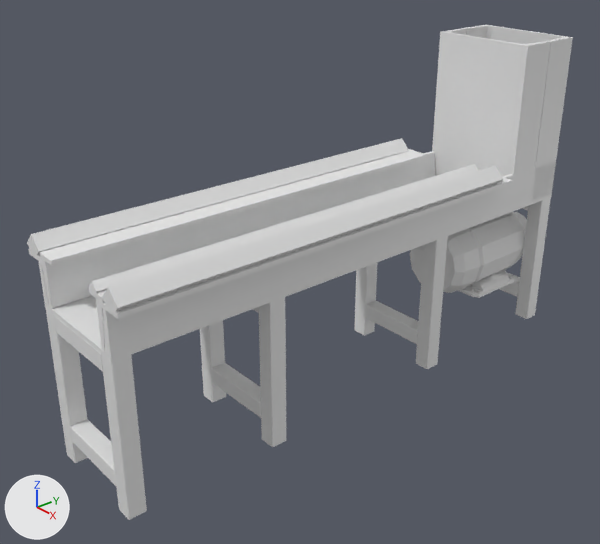
A saved change to the Blender file Base.blend.
Before and after are seen from a 50 mm lens placed at (1.156, -1.839, 1.099), pointed at (-0.172, -0.72, 0.288). The axes (+X, +Y, +Z) are drawn at lower left. The lights are the same throughout.

Names of what the first picture shows: 'Base global', 'Base superior Frontal', 'Base superior Posterior', 'Cabeza Polea', 'Cabeza Polea.001', 'Guia interior Frontal', 'Guia principal Frontal', 'Guia principal Posterior', 'Guia secundaria Posterior', 'Pata 1 bajo', 'Pata 1 posterior', 'Pata 2 bajo', 'Pata 2 frontal', 'Pata 2 posterior', 'Pata 3 bajo', 'Pata 3 frontal', 'Pata 3 posterior', 'Pata 3 superior', 'Pata 4 bajo', 'Pata 4 frontal', 'Pata 4 posterior', 'Pata 4 superior', 'motor'.
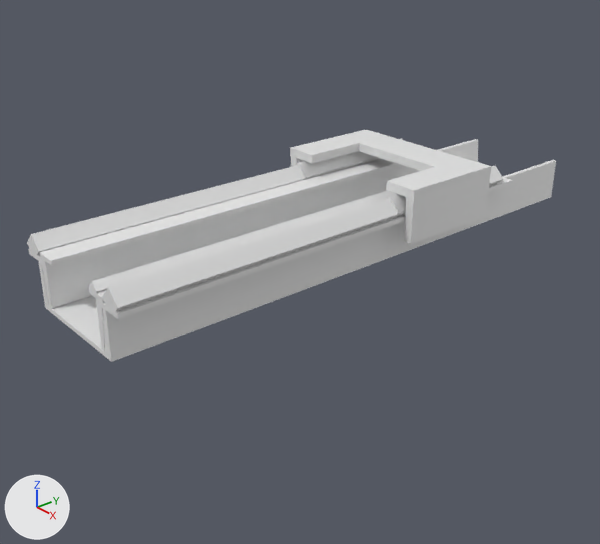
Commit message: Ambpliacion de la base

Edits to the bpy script that builds the scene:
```text
Change ob_cabeza_polea:
    add ob_cabeza_polea.hide_set(True)  # its collection is switched off
Change ob_cabeza_polea_001:
    add ob_cabeza_polea_001.hide_set(True)  # its collection is switched off
Change ob_pata_1_posterior:
    add ob_pata_1_posterior.hide_set(True)  # its collection is switched off
Change ob_pata_1_bajo:
    add ob_pata_1_bajo.hide_set(True)  # its collection is switched off
Change ob_pata_2_superior:
    add ob_pata_2_superior.hide_set(True)  # its collection is switched off
Change ob_pata_2_posterior:
    add ob_pata_2_posterior.hide_set(True)  # its collection is switched off
Change ob_pata_2_frontal:
    add ob_pata_2_frontal.hide_set(True)  # its collection is switched off
Change ob_pata_2_bajo:
    add ob_pata_2_bajo.hide_set(True)  # its collection is switched off
Change ob_pata_3_superior:
    add ob_pata_3_superior.hide_set(True)  # its collection is switched off
Change ob_pata_3_posterior:
    add ob_pata_3_posterior.hide_set(True)  # its collection is switched off
Change ob_pata_3_frontal:
    add ob_pata_3_frontal.hide_set(True)  # its collection is switched off
Change ob_pata_3_bajo:
    add ob_pata_3_bajo.hide_set(True)  # its collection is switched off
Change ob_pata_4_superior:
    add ob_pata_4_superior.hide_set(True)  # its collection is switched off
Change ob_pata_4_posterior:
    add ob_pata_4_posterior.hide_set(True)  # its collection is switched off
Change ob_pata_4_frontal:
    add ob_pata_4_frontal.hide_set(True)  # its collection is switched off
Change ob_pata_4_bajo:
    add ob_pata_4_bajo.hide_set(True)  # its collection is switched off
Change ob_motor:
    add ob_motor.hide_set(True)  # its collection is switched off
Add ob_base_lateral_frontal:
    ob_base_lateral_frontal = bpy.data.objects.new('Base Lateral Frontal', me_plane_027)  # a box spanning x 0.0..0.1, y 0.0..0.02, z -0.4..-0.148; in mat_default_obj_024 (white #e7e7e7)
    ob_base_lateral_frontal.location = (0.046, -0.762, 0.506)
    ob_base_lateral_frontal.rotation_euler = (1.571, 1.571, 0.0)  # degrees (90, 90, 0)
Add ob_base_3:
    ob_base_3 = bpy.data.objects.new('Base 3', me_plane_026)  # a box spanning x -0.052..0.1, y 0.0..0.02, z -0.078..0.0; in mat_default_obj_023 (white #e7e7e7)
    ob_base_3.location = (-0.255, -0.562, 0.506)
    ob_base_3.rotation_euler = (1.571, 0.0, 1.571)  # degrees (90, 0, 90)
Add ob_base_2:
    ob_base_2 = bpy.data.objects.new('Base 2', me_plane_024)  # a box spanning x -0.052..0.1, y 0.0..0.02, z -0.078..0.0; in mat_default_obj_021 (white #e7e7e7)
    ob_base_2.location = (0.066, -0.562, 0.506)
    ob_base_2.rotation_euler = (1.571, 0.0, 1.571)  # degrees (90, 0, 90)
Add ob_base_1:
    ob_base_1 = bpy.data.objects.new('Base 1', me_plane_023)  # a box spanning x 0.0..0.1, y 0.0..0.02, z -0.4..0.0; in mat_default_obj_020 (white #e7e7e7)
    ob_base_1.location = (0.066, -0.462, 0.506)
    ob_base_1.rotation_euler = (1.571, 0.0, 1.571)  # degrees (90, 0, 90)
Add ob_guia_frontal:
    ob_guia_frontal = bpy.data.objects.new('Guia Frontal', me_plane_022)  # 18 vertices, 16 faces; spans x 0.0..0.3, y 0.0..0.04, z -0.04..0.0; in mat_default_obj_019 (white #e7e7e7)
    ob_guia_frontal.location = (-0.283, -0.633, 0.505)
    ob_guia_frontal.rotation_euler = (-0.785, 0.0, 1.571)  # degrees (-45, 0, 90)
Add ob_guia_posterior:
    ob_guia_posterior = bpy.data.objects.new('Guia Posterior', me_plane_021)  # 18 vertices, 16 faces; spans x 0.0..0.3, y 0.0..0.04, z -0.04..0.0; in mat_default_obj_018 (white #e7e7e7)
    ob_guia_posterior.location = (0.017, -0.633, 0.505)
    ob_guia_posterior.rotation_euler = (-0.785, 0.0, 1.571)  # degrees (-45, 0, 90)
Add ob_base_lateral_frontal_001:
    ob_base_lateral_frontal_001 = bpy.data.objects.new('Base Lateral Frontal.001', me_plane_028)  # a box spanning x 0.0..0.1, y 0.0..0.02, z -0.4..-0.148; in mat_default_obj_025 (white #e7e7e7)
    ob_base_lateral_frontal_001.location = (-0.333, -0.762, 0.506)
    ob_base_lateral_frontal_001.rotation_euler = (1.571, 1.571, 0.0)  # degrees (90, 90, 0)
```

What differs and where, as boxes [x1, y1, x2, y2] in the pictures (600 x 544 px):
'Cabeza Polea.001', hidden
    before: [432, 28, 550, 209]
'motor', hidden
    before: [410, 212, 527, 298]
'Pata 4 posterior', hidden
    before: [101, 354, 147, 520]
'Cabeza Polea', hidden
    before: [466, 25, 573, 201]
'Pata 3 posterior', hidden
    before: [259, 297, 287, 447]
'Base Lateral Frontal', added
    after: [404, 175, 490, 244]
'Base 1', added
    after: [338, 130, 491, 184]
'Pata 2 posterior', hidden
    before: [416, 236, 448, 369]
'Pata 4 frontal', hidden
    before: [46, 309, 88, 463]
'Pata 1 posterior', hidden
    before: [515, 197, 551, 319]
'Base 2', added
    after: [386, 167, 462, 200]
'Pata 4 bajo', hidden
    before: [70, 419, 116, 486]
'Pata 3 frontal', hidden
    before: [200, 320, 226, 402]
'Pata 3 bajo', hidden
    before: [211, 363, 261, 418]
'Pata 2 frontal', hidden
    before: [354, 263, 377, 336]
'Pata 2 bajo', hidden
    before: [365, 301, 418, 344]
'Base 3', added
    after: [290, 136, 359, 163]
'Guia Frontal', added
    after: [295, 151, 379, 178]
'Pata 4 superior', hidden
    before: [54, 316, 103, 372]
'Guia Posterior', added
    after: [386, 194, 406, 213]
'Pata 1 bajo', hidden
    before: [500, 272, 520, 297]
'Base Lateral Frontal.001', added
    after: [291, 156, 304, 167]
'Pata 3 superior', hidden
    before: [253, 307, 259, 313]
'Pata 2 superior', hidden
    before: [417, 245, 424, 250]
